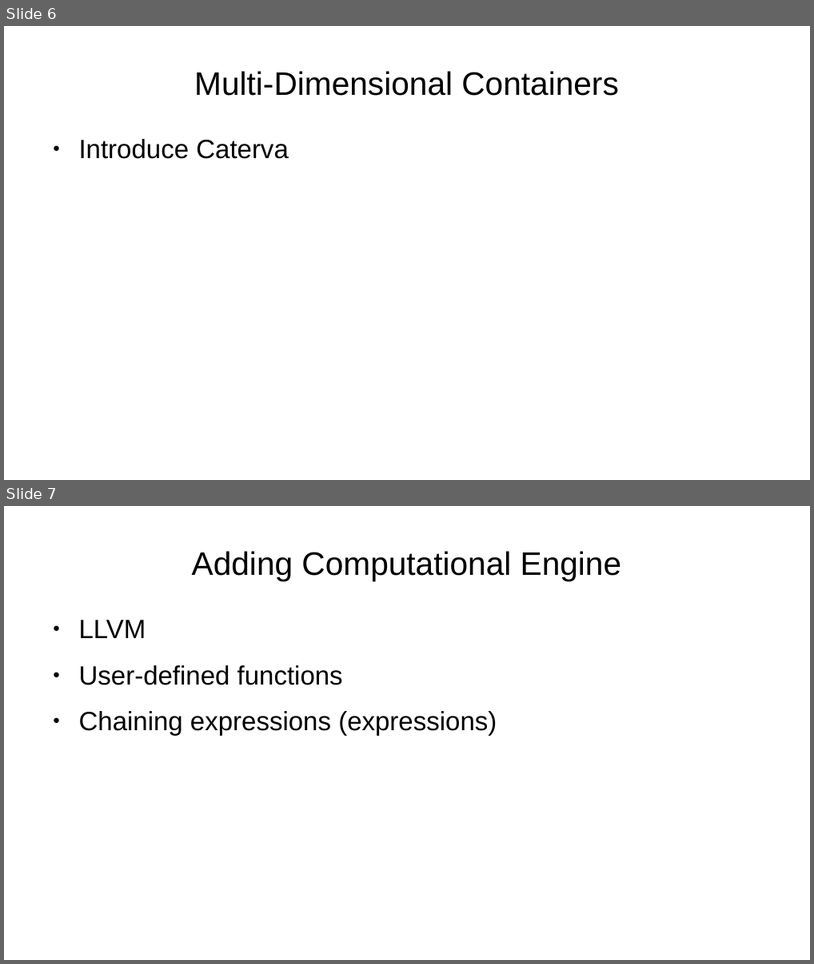
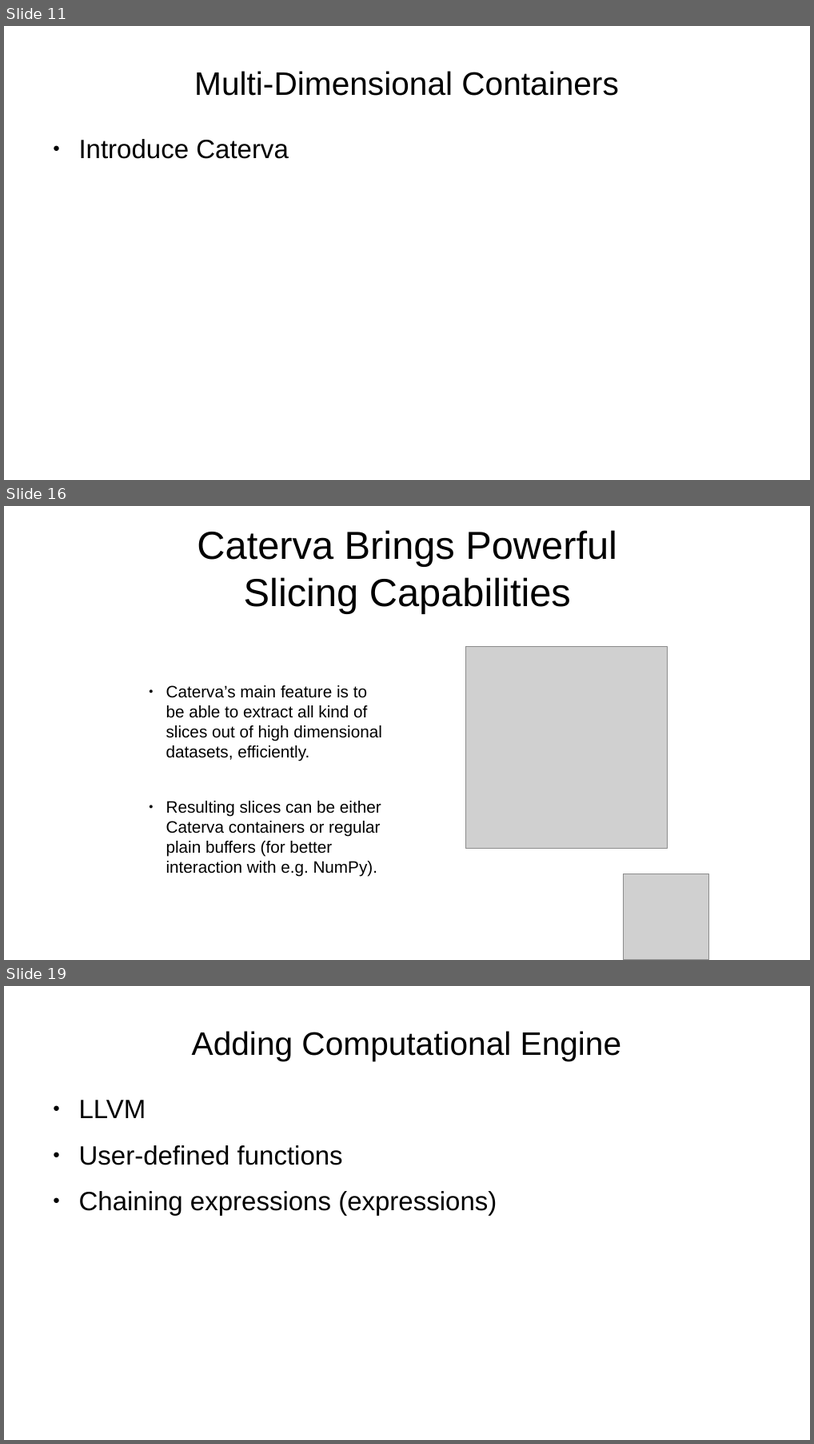
Before and after one commit to inaos/iron-array, a slide deck: decks/pyDataNyc2019.odp. Shown one above the other, each under a label of ours: slides 6 and 7 before the commit, slides 11, 16 and 19 after it; the slides between them are not shown. The pictures are 814x964 and 814x1444 pixels, drawn with LibreOffice and Linux fonts; fonts in the diff are those of the drawing; grey boxes stand for pictures. Boxes give left, top, right and bottom in pixels: in the first picture for what was removed or moved away, otherwise in the second. Text is boxed around its words. In the diff, an @@ line names an element or a change of style, - is before the commit and + after.

Commit message:
adding blosc and caterva slides

```diff
--- a/decks/pyDataNyc2019.odp
+++ b/decks/pyDataNyc2019.odp
@@ slide 16 added at (4,506,810,960), background #FFFFFF @@
@@ text added at (197,530,618,613), 38.4 pt, text #000000 @@
+Caterva Brings Powerful Slicing Capabilities
@@ picture added at (466,647,668,848) @@
@@ text added at (166,685,382,876), 16.3 pt, text #000000 @@
+● Caterva’s main feature is to be able to extract all kind of slices out of high dimensional datasets, efficiently.
+● Resulting slices can be either Caterva containers or regular plain buffers (for better interaction with e.g. NumPy).
@@ picture added at (624,873,709,960) @@
@@ what was slide 6 is now slide 11 @@
@@ what was slide 7 is now slide 19 @@
```
Also in this commit, not shown: 11 other slides added.
